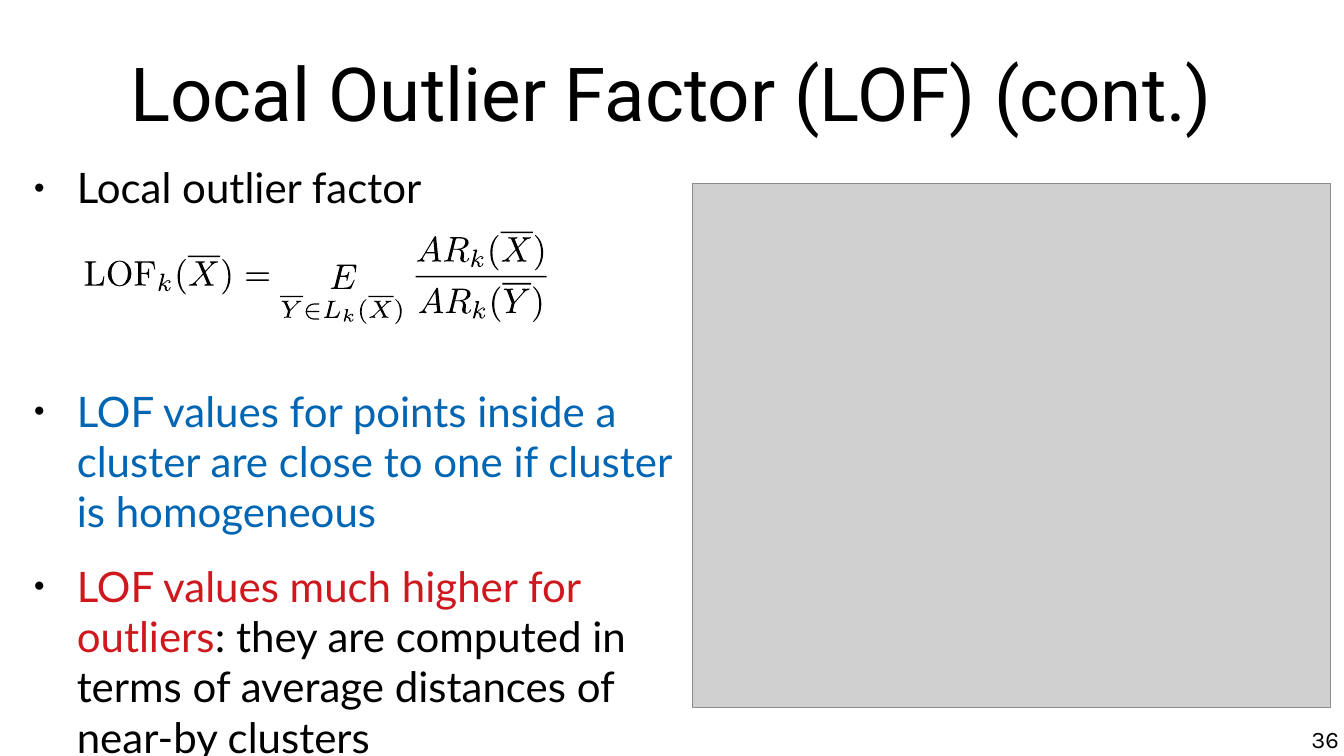
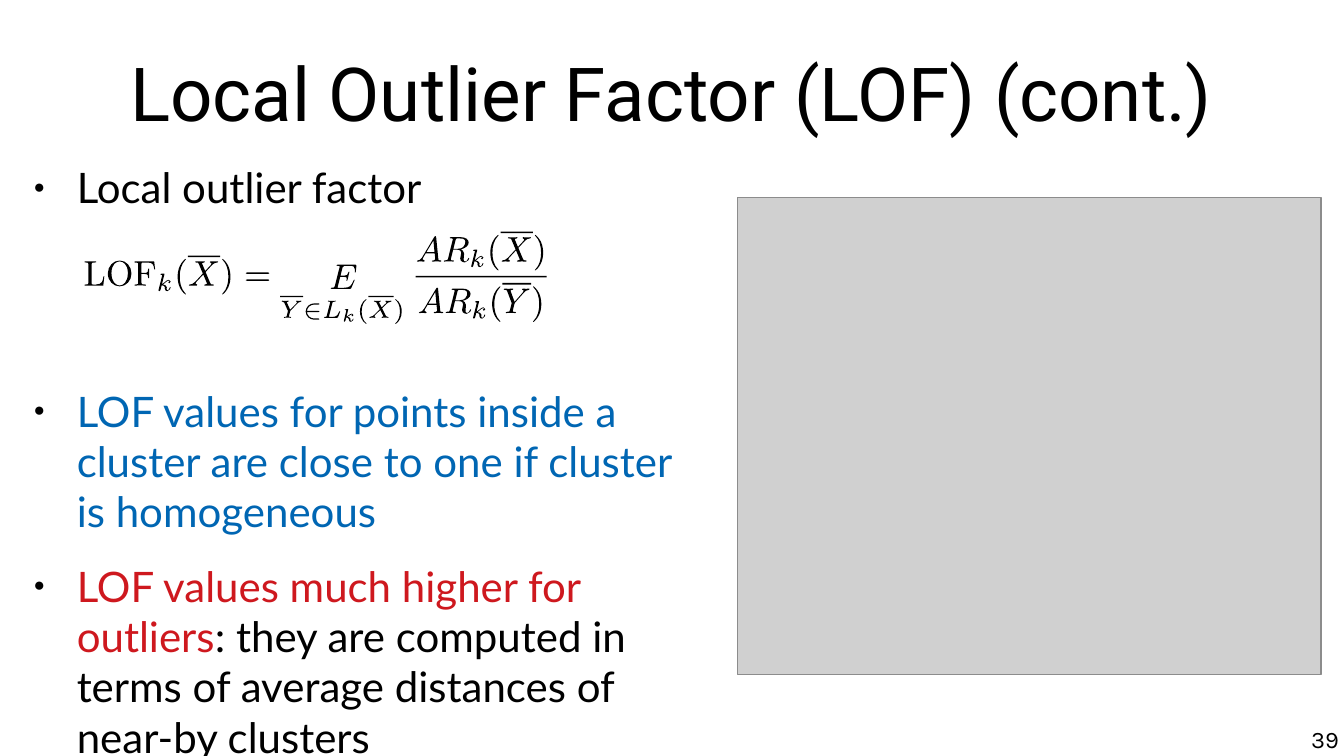
Before and after one commit to marco-calautti/data-mining-course, a slide deck: slide 39 of theory/odp/tt21_outliers_isolation.odp (slide 36 before the commit). Drawn at 1344x756 pixels with LibreOffice and Linux fonts; fonts in the diff are those of the drawing; grey boxes stand for pictures. Boxes give left, top, right and bottom in pixels: in the first picture for what was removed or moved away, otherwise in the second. Text is boxed around its words. In the diff, an @@ line names an element or a change of style, - is before the commit and + after.

Commit message:
Outliers ready

```diff
--- a/theory/odp/tt21_outliers_isolation.odp
+++ b/theory/odp/tt21_outliers_isolation.odp
@@ picture: place and size @@
-picture at box(693, 184, 1331, 709)
+picture at box(738, 198, 1322, 674)
@@ page number at box(1311, 733, 1339, 749): text changed @@
-36
+39
```
Also in this commit, not shown: 16 other slides changed, 1 slide added, 1 slide removed, 7 other files.
